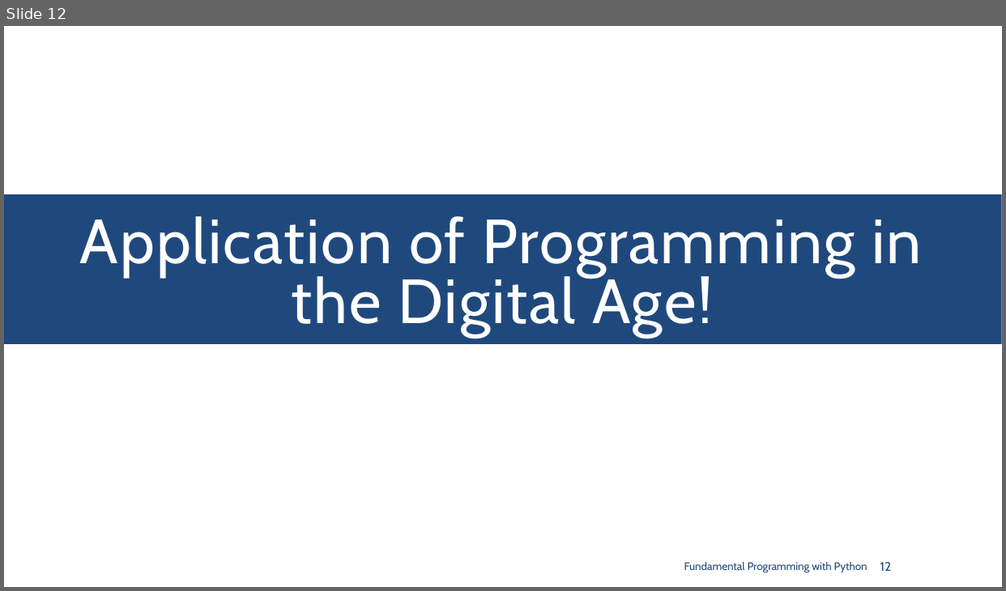
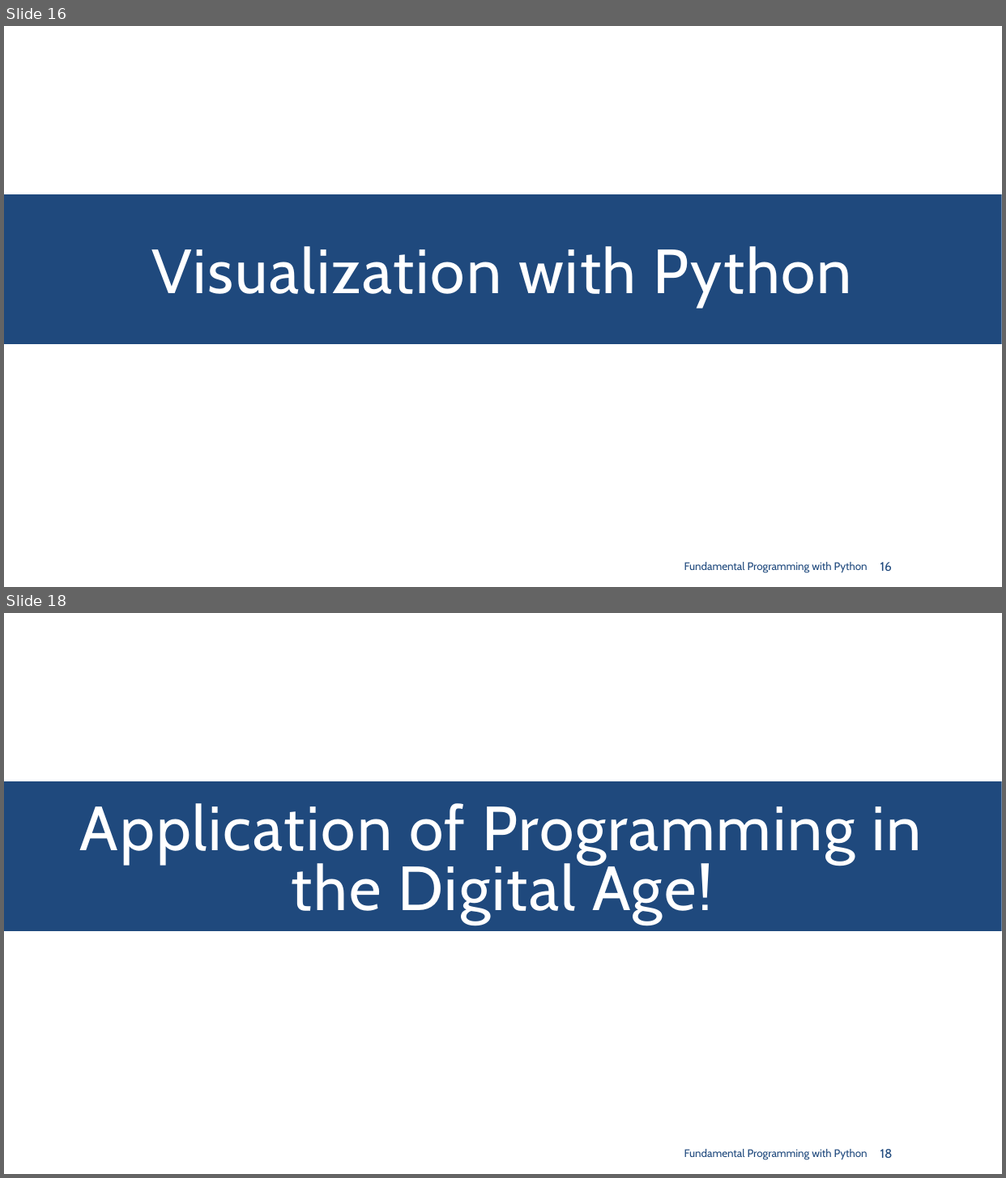
Before and after one commit to SharifPythonSpace/Course1401, a slide deck: Slide/17- Visualization for Presentation and better Understanding.pptx. Shown one above the other, each under a label of ours: slide 12 before the commit, slides 16 and 18 after it; the slides between them are not shown. The pictures are 1006x591 and 1006x1178 pixels, drawn with LibreOffice and Linux fonts; fonts in the diff are those of the drawing. Boxes give left, top, right and bottom in pixels: in the first picture for what was removed or moved away, otherwise in the second. Text is boxed around its words. In the diff, an @@ line names an element or a change of style, - is before the commit and + after.

```diff
--- a/Slide/17- Visualization for Presentation and better Understanding.pptx
+++ b/Slide/17- Visualization for Presentation and better Understanding.pptx
@@ slide 16 added at box(4, 26, 1002, 587), background #FFFFFF; not listed: 1 template element that a slide beside it also shows @@
@@ title added at box(151, 246, 852, 307), 60 pt, text #FFFFFF @@
+Visualization with Python
@@ text added at box(684, 562, 867, 574), 10.5 pt, text #1F497D @@
+Fundamental Programming with Python
@@ page number added at box(880, 562, 892, 571), 12 pt, text #1F497D @@
+16
@@ what was slide 12 is now slide 18 @@
@@ page number at box(880, 1149, 893, 1158): text changed @@
-12
+18
```
Also in this commit, not shown: 7 slides changed, 6 other slides added.
